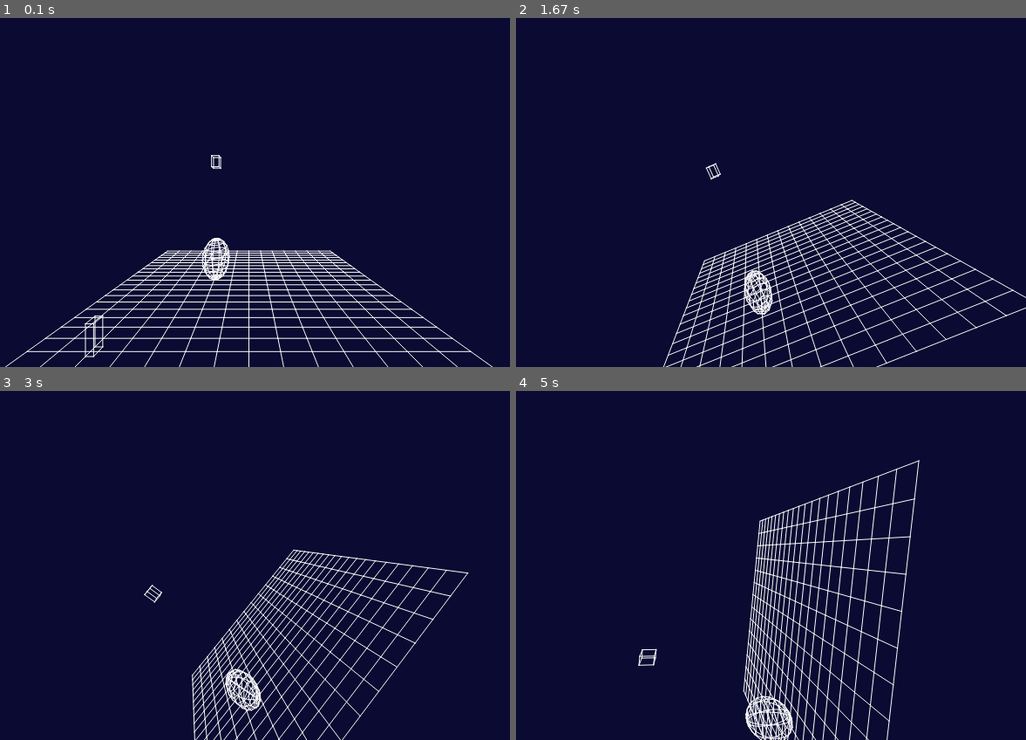
Above: before the commit, frames 1-4 (two rows, left to right).
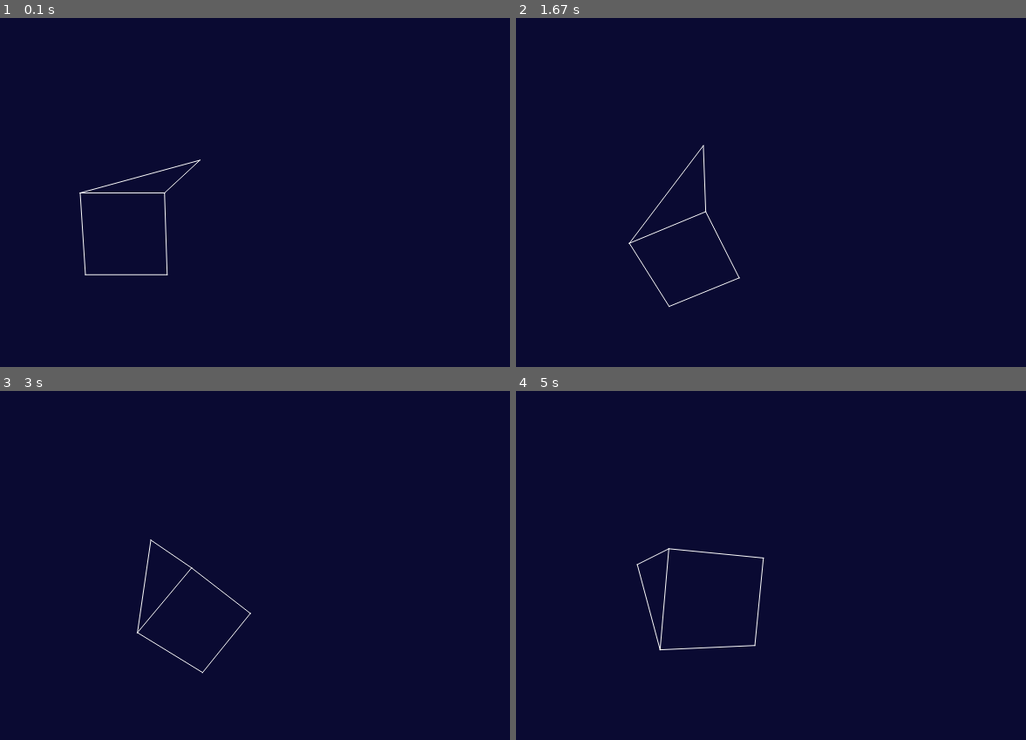
Above: after the commit, the same moments.

Repository: petercollingridge/Pygame3D
Game: pygame game, started from examples.py
Two runs of this game, one before a commit and one after it. Both use one fixed random seed, a clock stepped at 60 frames per second and the inputs below. The source is Python 2; it was converted automatically to run under Python 3.
Inputs:
- Up to frame 1 (0.1 s): no input
- Up to frame 2 (1.67 s): tap W at 0.33 s; hold Right 0.67-1.13 s; tap Z at 0.73, 1.03, 1.23, 1.57 s; tap = at 0.82 s; hold Up 1.17-1.47 s; hold W 1.17-1.47 s; tap - at 1.32 s; hold Right from 1.5 s (still down)
- Up to frame 3 (3 s): tap Z at 1.87, 2.07, 2.37, 2.63, 2.97 s; release Right at 1.97 s; hold Left 2-2.53 s; hold A 2-2.53 s; tap = at 2.15 s; hold Down 2.57-2.87 s; hold S 2.57-2.87 s; tap - at 2.72 s; hold Left from 2.9 s (still down); hold A from 2.9 s (still down)
- Up to frame 4 (5 s): tap Z at 3.27, 3.4, 3.8, 4.1, 4.47, 4.87 s; release Left at 3.3 s; release A at 3.3 s; hold Up 3.33-3.7 s; hold W 3.33-3.7 s; tap = at 3.48, 4.95 s; hold Right 3.73-4.37 s; tap - at 3.88 s; hold Down 4.4-4.77 s; hold S 4.4-4.77 s; hold Left from 4.8 s (still down); hold A from 4.8 s (still down)

The runs differ from the first frame. In frame 1, 6.3% of the frame differs, in the area x 1-97%, y 39-100%; in frame 2, 5.9%; in frame 3, 5.0%; in frame 4, 6.3%.

Commit message:
Add addFaces method

Diff:
--- a/examples.py
+++ b/examples.py
@@ -64,8 +64,18 @@
     viewer.addWireframe('sphere', wf.getSpheroid((250,300, 100), (20,30,40)))
     viewer.run()
 
+def testSurface():
+    triangle = wf.Wireframe()
+    triangle.addNodes([[100,200,10], [200,200,10], [150,100,500],[100,300,20],[200,300,20]])
+    triangle.addFaces([(0,1,2), (0,1,4,3)])
+
+    viewer = wd.WireframeViewer(600, 400)
+    viewer.addWireframe('triangle',  triangle)
+    viewer.run()
+
 #testWireframes()
 #testScale()
 #testRotate()
 #testWireframeGroup()
-testWireframeDisplay2()
+#testWireframeDisplay2()
+testSurface()
--- a/wireframe.py
+++ b/wireframe.py
@@ -6,6 +6,7 @@
     def __init__(self):
         self.nodes = np.zeros((0,4))
         self.edges = []
+        self.faces = []
 
     def addNodes(self, node_array):
         """ Append 1s to a list of 3-tuples and add to self.nodes """
@@ -16,6 +17,13 @@
         # Is it better to use a for loop or generate a long list then add it?
         # Should raise exception if edge value > len(self.nodes)
         self.edges += [edge for edge in edge_list if edge not in self.edges]
+
+    def addFaces(self, face_list):
+        for node_list in face_list:
+            num_nodes = len(node_list)
+            if all((node < len(self.nodes) for node in node_list)):
+                self.faces.append([self.nodes[node] for node in node_list])
+                self.addEdges([(node_list[n], node_list[(n+1)%num_nodes]) for n in range(num_nodes)])
 
     def output(self):
         self.outputNodes()
@@ -50,9 +58,9 @@
         c = np.cos(radians)
         s = np.sin(radians)
         self.nodes = np.dot(self.nodes, np.array([[1, 0, 0, 0],
-                                                 [0, c,-s, 0],
-                                                 [0, s, c, 0],
-                                                 [0, -y*c-z*s+y, y*s-z*c+z, 1]]))
+                                                  [0, c,-s, 0],
+                                                  [0, s, c, 0],
+                                                  [0, -y*c-z*s+y, y*s-z*c+z, 1]]))
 
     def rotateY(self, x, z, radians):
         """ Rotate wireframe about the y-axis by 'radians' radians """
